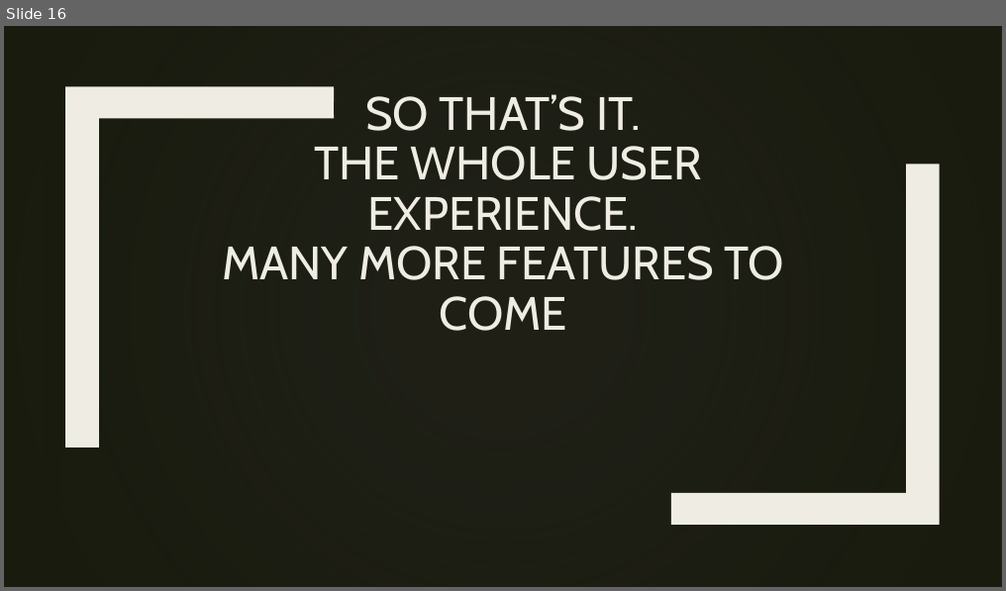
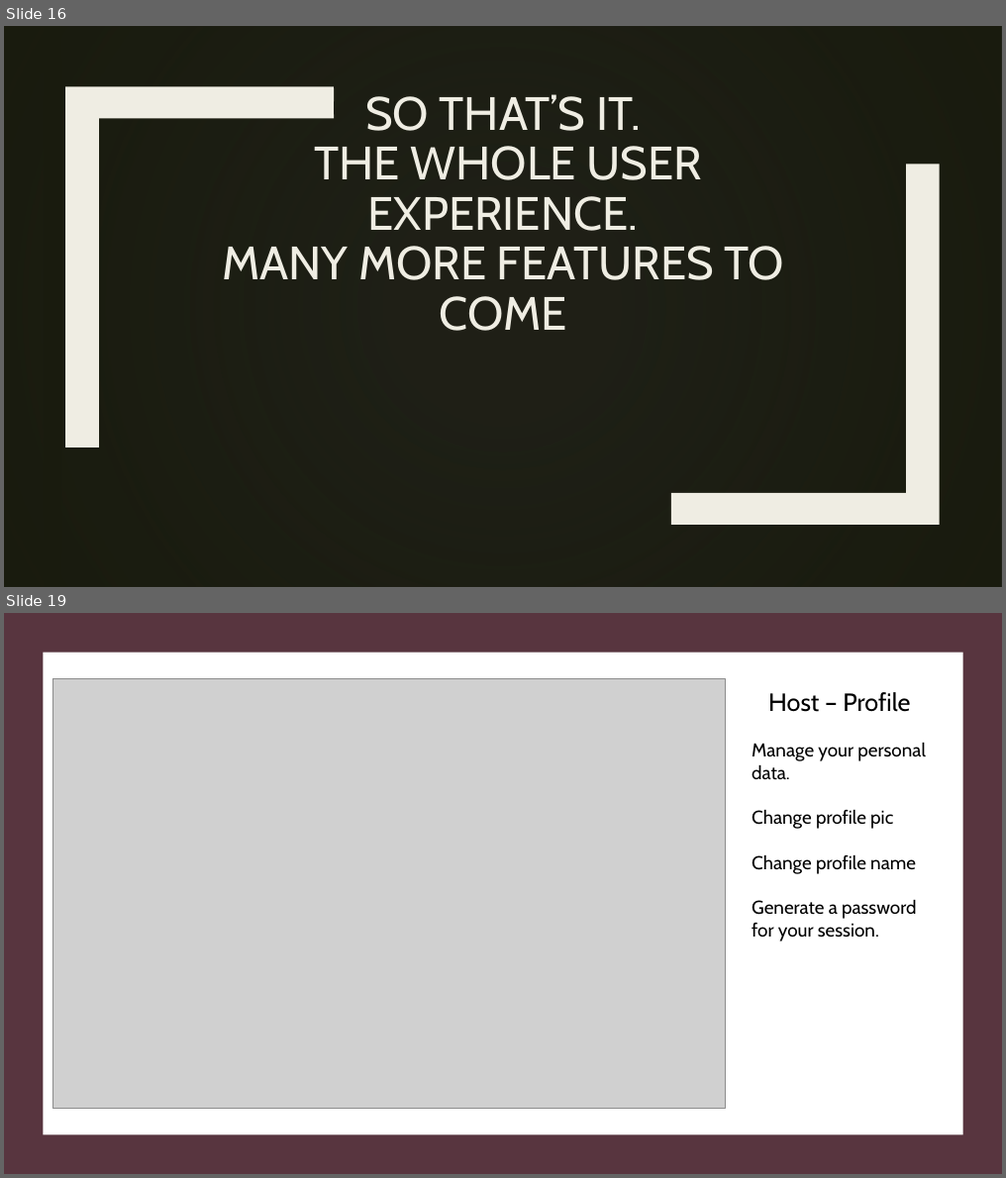
Before and after one commit to itamar659/Final-Project, a slide deck: App - Sadna.pptx. Shown one above the other, each under a label of ours: slide 16 before the commit, slides 16 and 19 after it; the slides between them are not shown. The pictures are 1006x591 and 1006x1178 pixels, drawn with LibreOffice and Linux fonts; fonts in the diff are those of the drawing; grey boxes stand for pictures; background and template pictures are left out; a plain dark background stands for a picture behind light text. Boxes give left, top, right and bottom in pixels: in the first picture for what was removed or moved away, otherwise in the second. Text is boxed around its words. In the diff, an @@ line names an element or a change of style, - is before the commit and + after.

```diff
--- a/App - Sadna.pptx
+++ b/App - Sadna.pptx
@@ slide 19 added at [4,613,1002,1174], background #EFEDE3 @@
@@ rectangle added at [4,613,1002,1174], fill #58353F @@
@@ rectangle added at [43,613,61,1174], fill #191B0E @@
@@ rectangle added at [43,653,963,1136], fill #FFFFFF @@
@@ picture added at [53,678,725,1109] @@
@@ text added at [751,692,926,942], 18 pt, text #000000 @@
+Host – Profile
+Manage your personal data.
+Change profile pic
+Change profile name
+Generate a password for your session.
```
Also in this commit, not shown: 12 slides changed, 4 other slides added, 1 slide removed, 1 other file.
